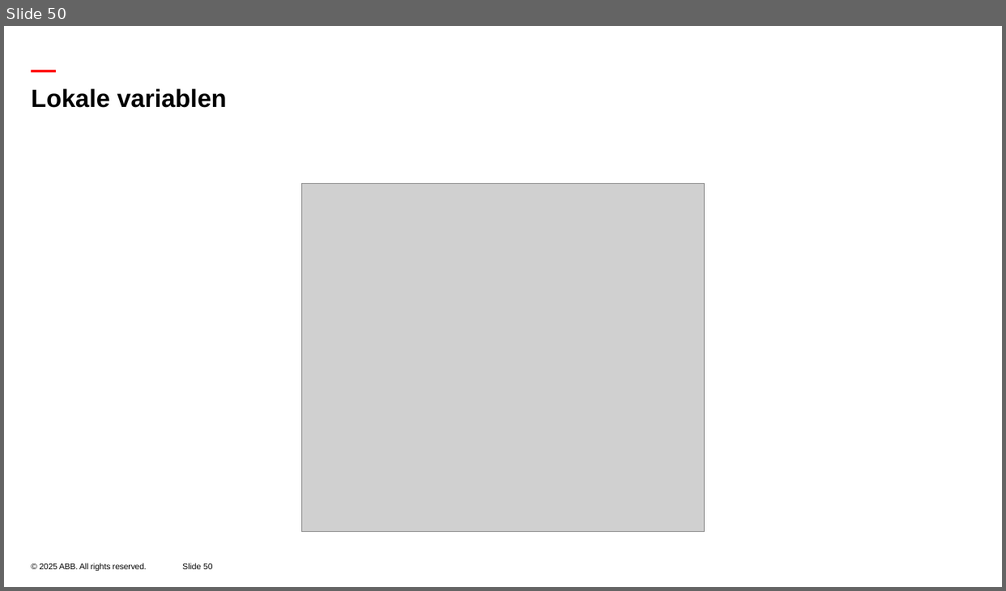
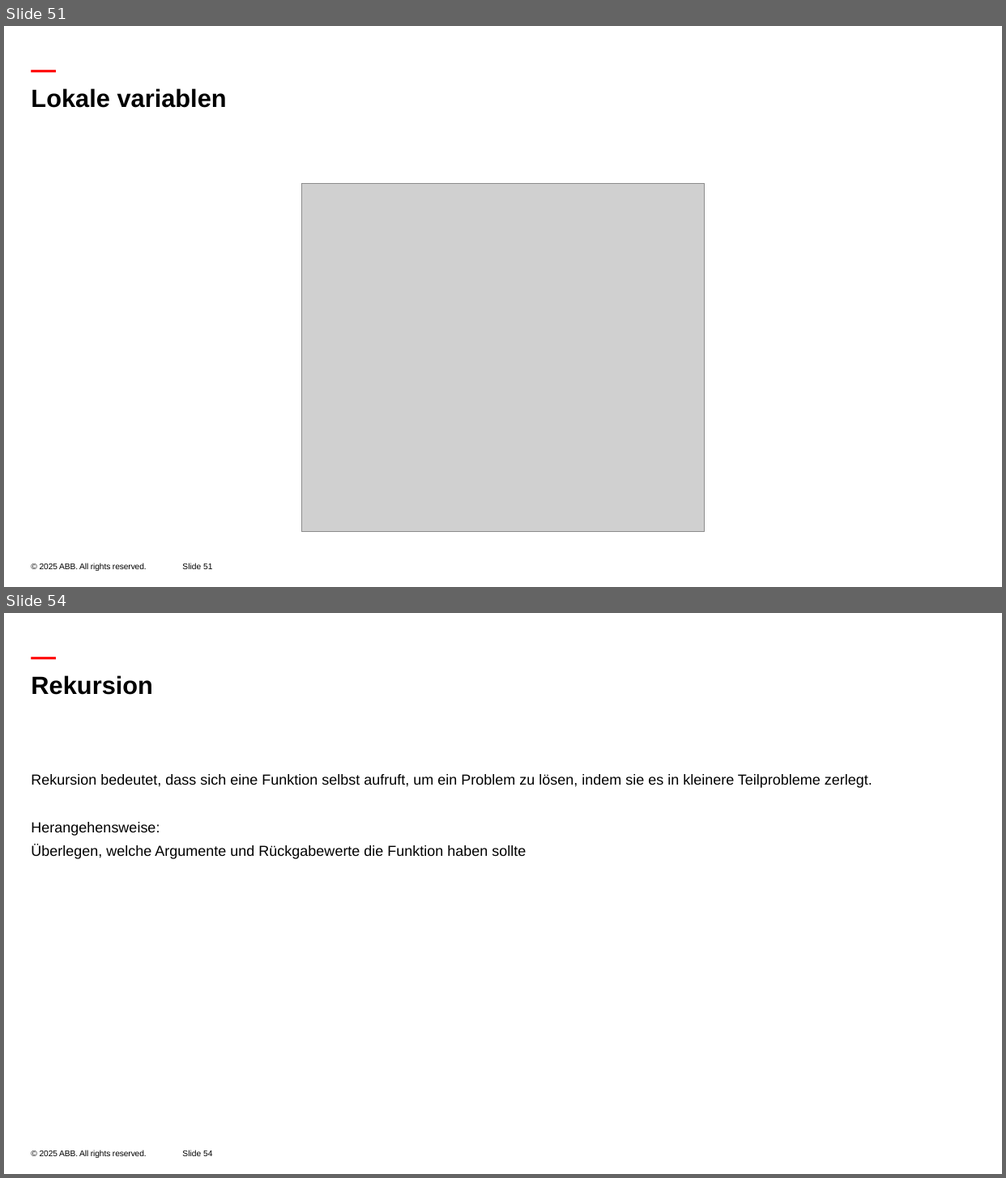
Before and after one commit to luisEM2/Programmieren-Vorpraktikum, a slide deck: 3 Zahlen.pptx. Shown one above the other, each under a label of ours: slide 50 before the commit, slides 51 and 54 after it; the slides between them are not shown. The pictures are 1006x591 and 1006x1178 pixels, drawn with LibreOffice and Linux fonts; fonts in the diff are those of the drawing; grey boxes stand for pictures; background and template pictures are left out. Boxes give left, top, right and bottom in pixels: in the first picture for what was removed or moved away, otherwise in the second. Text is boxed around its words. In the diff, an @@ line names an element or a change of style, - is before the commit and + after.

```diff
--- a/3 Zahlen.pptx
+++ b/3 Zahlen.pptx
@@ slide 54 added at (4, 613, 1002, 1174), background #FFFFFF; not listed: 3 template elements that a slide beside it also shows @@
@@ title added at (31, 675, 153, 695), 24 pt, text #000000, bold @@
+Rekursion
@@ text added at (31, 774, 872, 859), 14 pt, text #000000 @@
+Rekursion bedeutet, dass sich eine Funktion selbst aufruft, um ein Problem zu lösen, indem sie es in kleinere Teilprobleme zerlegt.
+Herangehensweise:
+Überlegen, welche Argumente und Rückgabewerte die Funktion haben sollte
@@ what was slide 50 is now slide 51 @@
@@ page number at (182, 564, 212, 570): text changed @@
-Slide 50
+Slide 51
```
Also in this commit, not shown: 2 slides changed, 11 other slides added, 15 other files.
